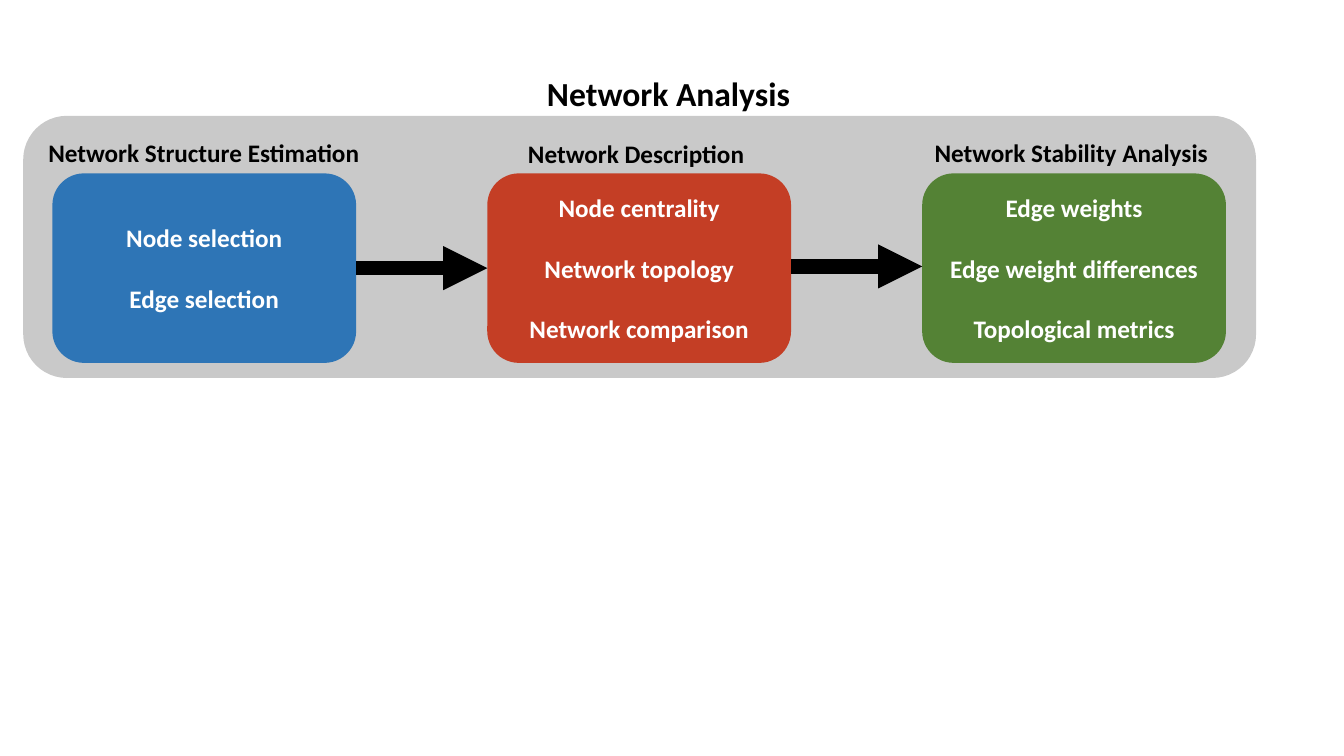
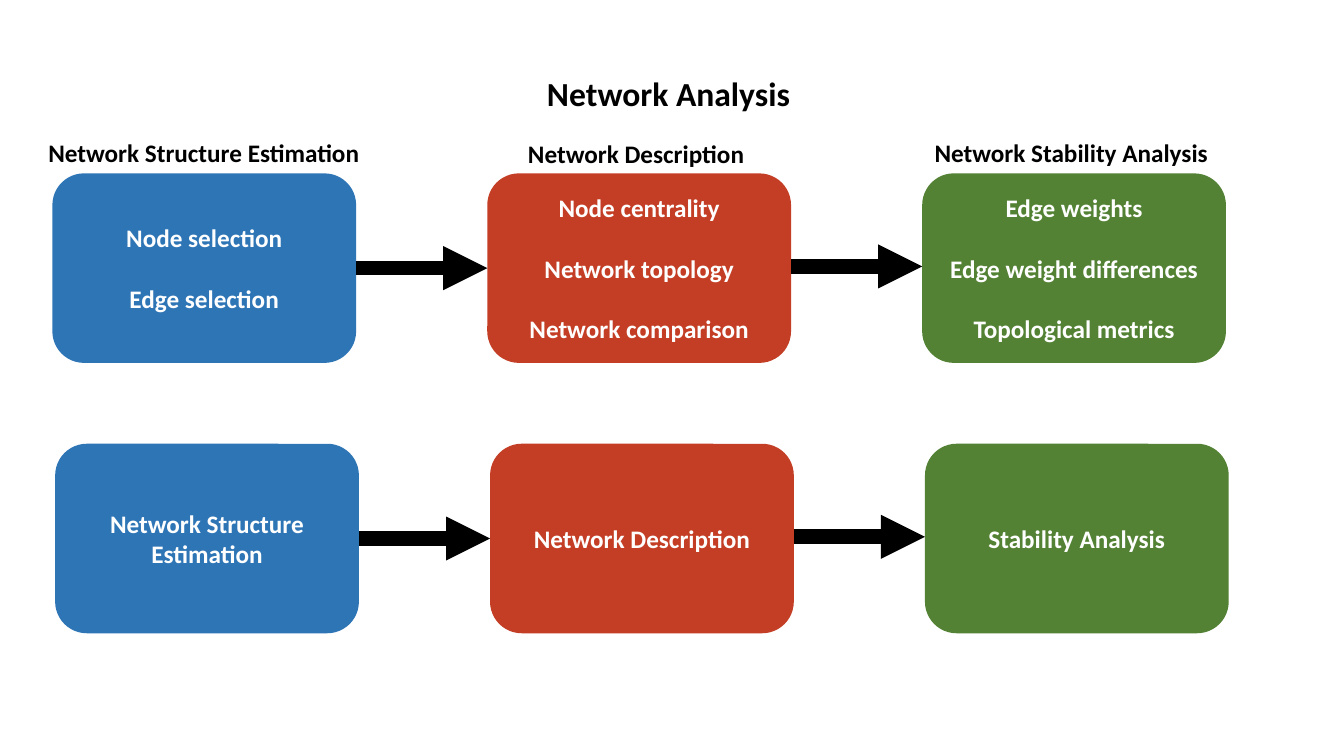
Before and after one commit to le-clemo/EMA-mindfulness, a slide deck: slide 1 of Figures/Thesis_figures.pptx. Drawn at 1344x756 pixels with LibreOffice and Linux fonts; fonts in the diff are those of the drawing. Boxes give left, top, right and bottom in pixels: in the first picture for what was removed or moved away, otherwise in the second. Text is boxed around its words. In the diff, an @@ line names an element or a change of style, - is before the commit and + after.

```diff
--- a/Figures/Thesis_figures.pptx
+++ b/Figures/Thesis_figures.pptx
@@ rounded rectangle removed at (23,116,1256,378) @@
@@ rounded rectangle added at (55,444,359,633), fill #2E75B6, 18 pt, text #FFFFFF, bold @@
+Network Structure Estimation
@@ rounded rectangle added at (490,444,793,633), fill #C43E25, 18 pt, text #FFFFFF, bold @@
+Network Description
@@ rounded rectangle added at (926,444,1229,633), fill #548235, 18 pt, text #FFFFFF, bold @@
+Stability Analysis
@@ arrow added from (359, 538) to (490, 538), #000000 10.5 pt @@
@@ arrow added from (795, 537) to (926, 537), #000000 10.5 pt @@
```
Also in this commit, not shown: 54 other files.
